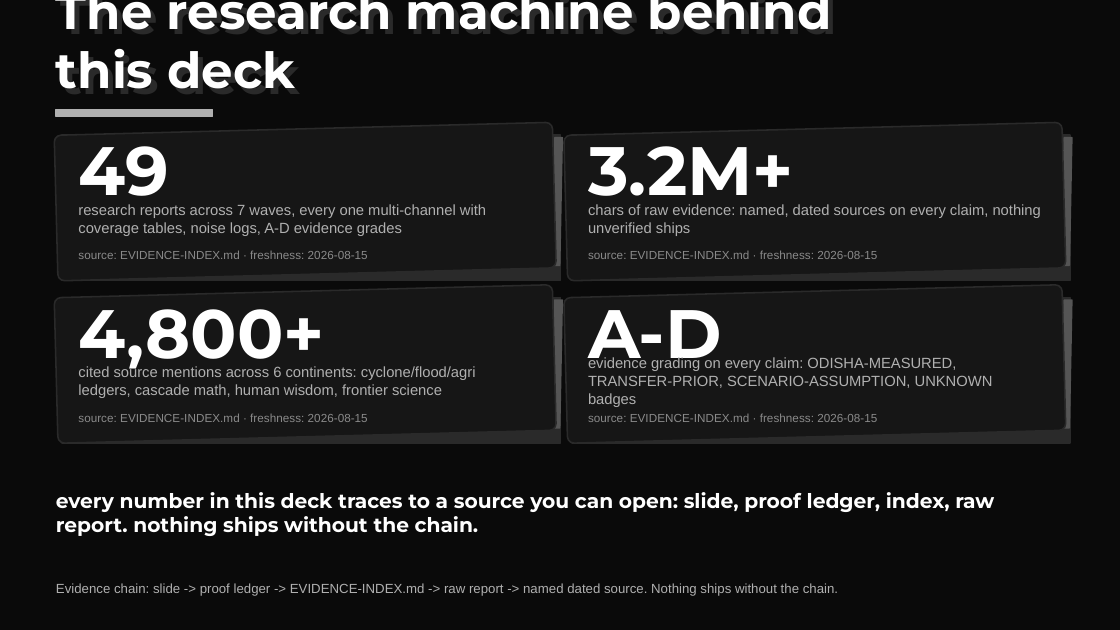
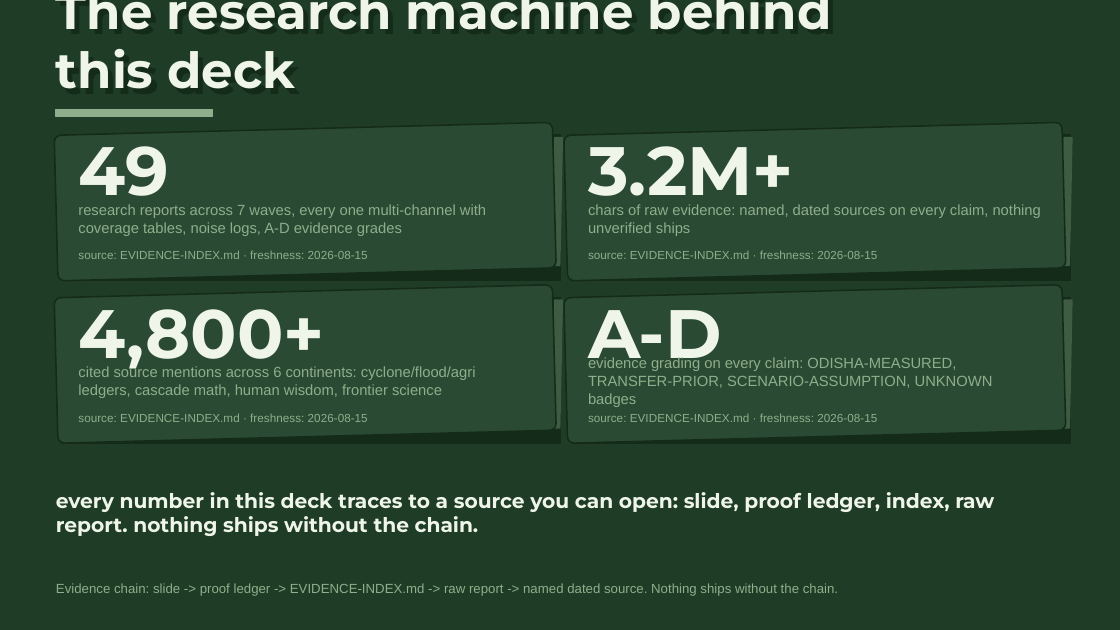
Before and after one commit to harshgounder/craft-n-code, a slide deck: slide 3 of scaffold/deck/KrishiSetu-Round0-20260816.pptx. Drawn at 1120x630 pixels with LibreOffice and Linux fonts; fonts in the diff are those of the drawing. Boxes give left, top, right and bottom in pixels: in the first picture for what was removed or moved away, otherwise in the second. Text is boxed around its words. In the diff, an @@ line names an element or a change of style, - is before the commit and + after.

```diff
--- a/scaffold/deck/KrishiSetu-Round0-20260816.pptx
+++ b/scaffold/deck/KrishiSetu-Round0-20260816.pptx
@@ background #0A0A0A to #1F3D26 @@
@@ text "The research machine behind this ..." at (61,0,832,89): text colour #2A2A2A to #142B1A @@
@@ rectangle at (56,110,213,116): fill #B0B0B0 to #8FAE8B; outline #B0B0B0 1 pt to #8FAE8B 1 pt @@
@@ fill #2A2A2A to #142B1A; outline #2A2A2A 1 pt to #142B1A 1 pt in 4 elements at (572,136,1071,281), (572,297,1071,442), (63,136,561,281), (63,297,561,442) @@
@@ fill #161616 to #2A4A33; outline #2A2A2A 1 pt to #142B1A 1 pt in 4 elements at (54,122,556,281), (564,122,1066,281), (54,285,556,443), (564,285,1066,443) @@
@@ fill #555555 to #3E5C42; outline #555555 1 pt to #3E5C42 1 pt in 4 elements at (552,138,562,265), (1062,138,1072,265), (552,300,562,428), (1062,300,1072,428) @@
@@ text colour #8A8A8A to #8FAE8B in 4 elements at (78,250,368,259), (588,250,877,259), (78,413,368,422), (588,413,877,422) @@
@@ text colour #FFFFFF to #F0F5EA in 6 elements at (56,0,837,89), (78,146,168,211), (588,146,794,211), (78,309,324,373), (588,310,722,371), (56,492,994,536) @@
@@ text colour #B0B0B0 to #8FAE8B in 5 elements at (78,204,486,236), (588,204,1041,236), (78,365,476,398), (588,357,993,407), (56,583,838,596) @@
```
Also in this commit, not shown: 12 other slides changed, 3 other files.
